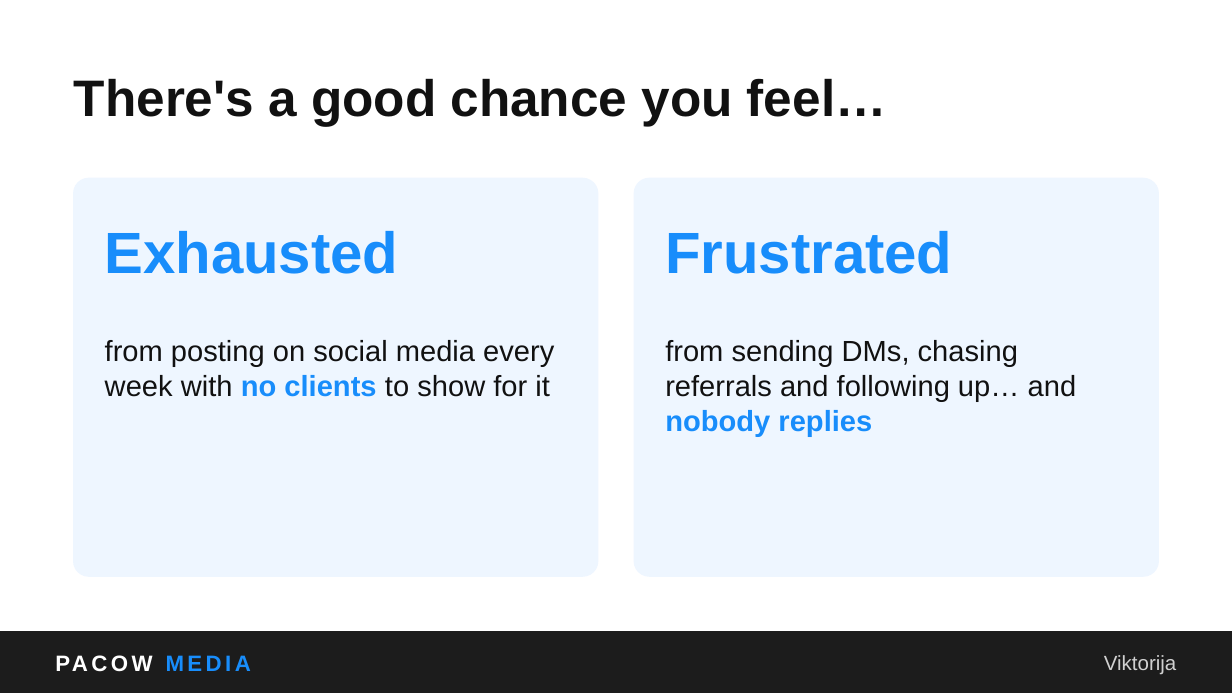
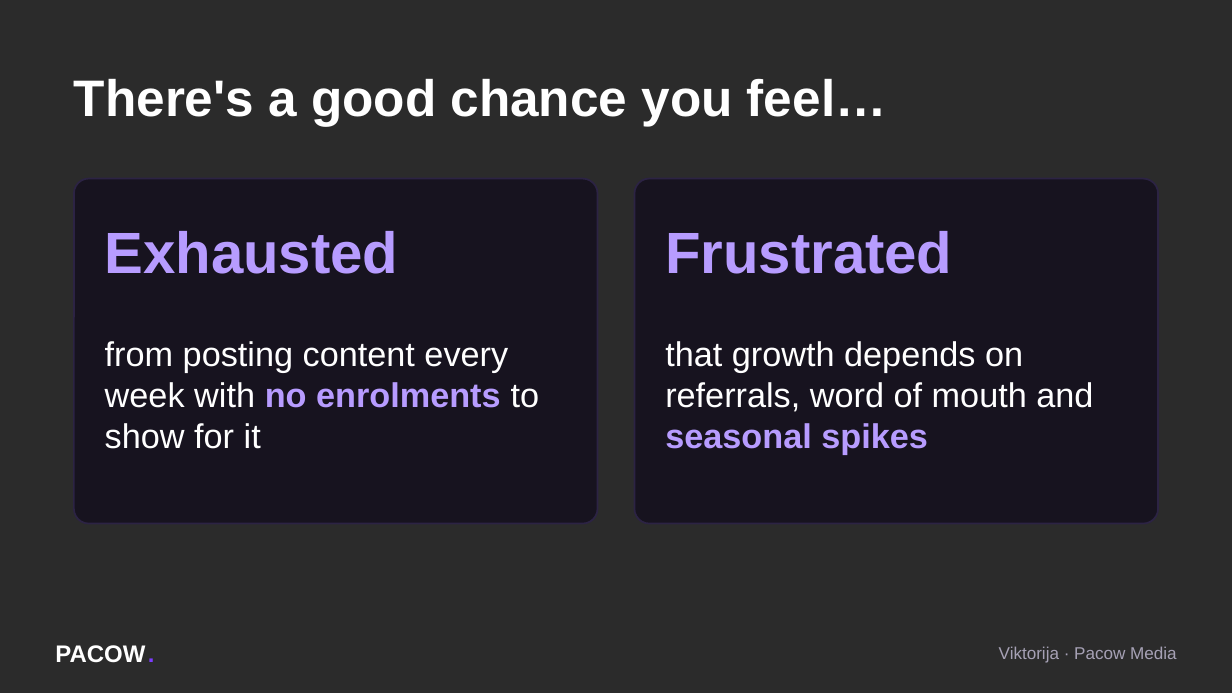
Before and after one commit to ema-del/business, a slide deck: slide 3 of webinar/Pacow_Media_Webinar.pptx. Drawn at 1232x693 pixels with LibreOffice and Linux fonts; fonts in the diff are those of the drawing; background and template pictures are left out; a plain dark background stands for a picture behind light text. Boxes give left, top, right and bottom in pixels: in the first picture for what was removed or moved away, otherwise in the second. Text is boxed around its words. In the diff, an @@ line names an element or a change of style, - is before the commit and + after.

```diff
--- a/webinar/Pacow_Media_Webinar.pptx
+++ b/webinar/Pacow_Media_Webinar.pptx
@@ background #FFFFFF to picture (left out) @@
@@ text "There's a good chance you ..." at [74, 79, 887, 126]: text colour #111111 to #FFFFFF @@
@@ rounded rectangle added at [74, 179, 598, 524], fill #17131F, outline #2C2344 1 pt @@
@@ rounded rectangle: place and size @@
-rounded rectangle at [74, 179, 598, 577]
+rounded rectangle at [634, 179, 1158, 524]
@@ rounded rectangle at [634, 179, 1158, 524]: fill #EEF6FF to #17131F; outline #EEF6FF 1 pt to #2C2344 1 pt; proportions changed @@
@@ rounded rectangle removed at [634, 179, 1158, 577] @@
@@ text "Exhausted" at [105, 231, 399, 274]: text colour #188DFB to #B79CFF @@
@@ text "Frustrated" at [665, 231, 952, 274]: text colour #188DFB to #B79CFF @@
@@ text at [105, 341, 540, 449]: text changed; size 17 to 20 pt; text colour #111111 to #FFFFFF @@
-from posting on social media every week with no clients to show for it
+from posting content every week with no enrolments to show for it
@@ text removed at [665, 340, 1077, 436] @@
-from sending DMs, chasing referrals and following up… and nobody replies
@@ text added at [665, 341, 1093, 455], 20 pt, text #FFFFFF @@
+that growth depends on referrals, word of mouth and seasonal spikes
@@ rectangle removed at [0, 631, 1232, 692] @@
@@ text removed at [55, 631, 425, 692] @@
-PACOW MEDIA
@@ text added at [55, 645, 154, 663], 14 pt, text #FFFFFF, bold @@
+PACOW
@@ text added at [148, 631, 172, 674], 14 pt, text #7C3CFF, bold @@
+.
@@ text added at [999, 646, 1177, 663], 10 pt, text #A6A1B5 @@
+Viktorija · Pacow Media
@@ text removed at [1104, 655, 1177, 675] @@
-Viktorija
```
Also in this commit, not shown: 44 other slides changed, 15 slides added, 20 slides removed, 1 other file.
